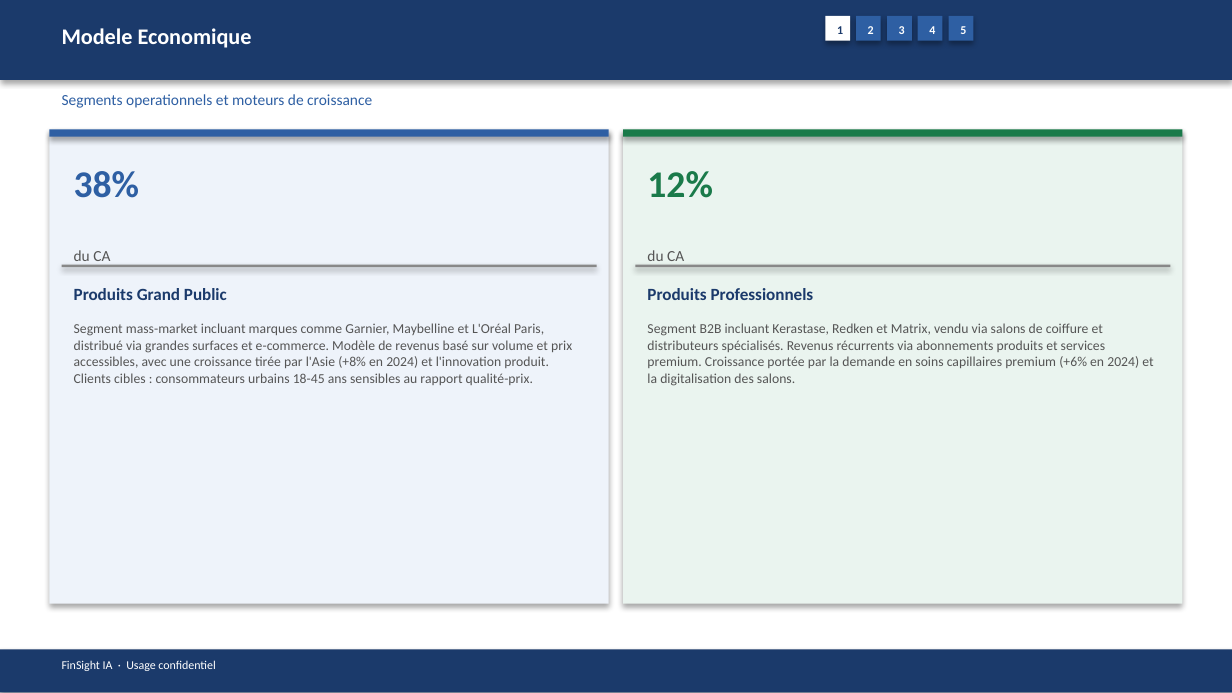
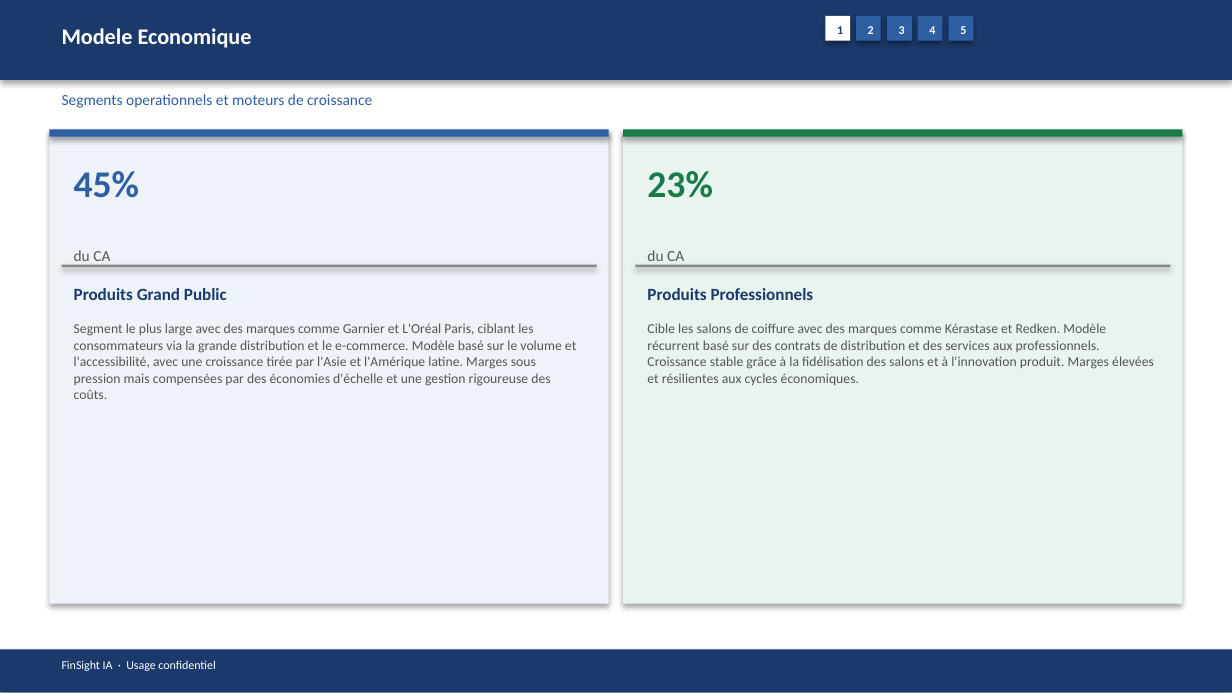
Before and after one commit to baptistejeh07-art/finsight-ia, a slide deck: slide 6 of preview/OR.PA/OR.PA_pitchbook.pptx. Drawn at 1232x693 pixels with LibreOffice and Linux fonts; fonts in the diff are those of the drawing. Boxes give left, top, right and bottom in pixels: in the first picture for what was removed or moved away, otherwise in the second. Text is boxed around its words. In the diff, an @@ line names an element or a change of style, - is before the commit and + after.

```diff
--- a/preview/OR.PA/OR.PA_pitchbook.pptx
+++ b/preview/OR.PA/OR.PA_pitchbook.pptx
@@ text at (x1=74, y1=171, x2=139, y2=198): text changed @@
-38%
+45%
@@ text at (x1=647, y1=171, x2=712, y2=198): text changed @@
-12%
+23%
@@ text at (x1=74, y1=323, x2=576, y2=399): text changed @@
-Segment mass-market incluant marques comme Garnier, Maybelline et L'Oréal Paris, distribué via grandes surfaces et e-commerce. Modèle de revenus basé sur volume et prix accessibles, avec une croissance tirée par l'Asie (+8% en 2024) et l'innovation produit. Clients cibles : consommateurs urbains 18-45 ans sensibles au rapport qualité-prix.
+Segment le plus large avec des marques comme Garnier et L'Oréal Paris, ciblant les consommateurs via la grande distribution et le e-commerce. Modèle basé sur le volume et l'accessibilité, avec une croissance tirée par l'Asie et l'Amérique latine. Marges sous pression mais compensées par des économies d'échelle et une gestion rigoureuse des coûts.
@@ text at (x1=647, y1=323, x2=1154, y2=385): text changed @@
-Segment B2B incluant Kerastase, Redken et Matrix, vendu via salons de coiffure et distributeurs spécialisés. Revenus récurrents via abonnements produits et services premium. Croissance portée par la demande en soins capillaires premium (+6% en 2024) et la digitalisation des salons.
+Cible les salons de coiffure avec des marques comme Kérastase et Redken. Modèle récurrent basé sur des contrats de distribution et des services aux professionnels. Croissance stable grâce à la fidélisation des salons et à l'innovation produit. Marges élevées et résilientes aux cycles économiques.
```
Also in this commit, not shown: 13 other slides changed, 3 other files.
